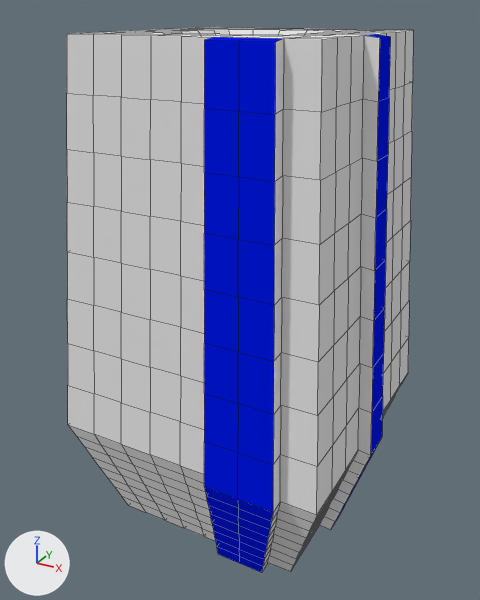
One commit to the Blender file Assets/_Models/kGun.blend: the scene before it, then after it.
Rendered twice from a 50 mm lens placed at (2.14, -4.04, 1.85), pointed at (-0.05, -0.06, -0.14). Arrows for +X, +Y and +Z are at lower left; the lights stay in place. Mesh edges are drawn as thin lines.
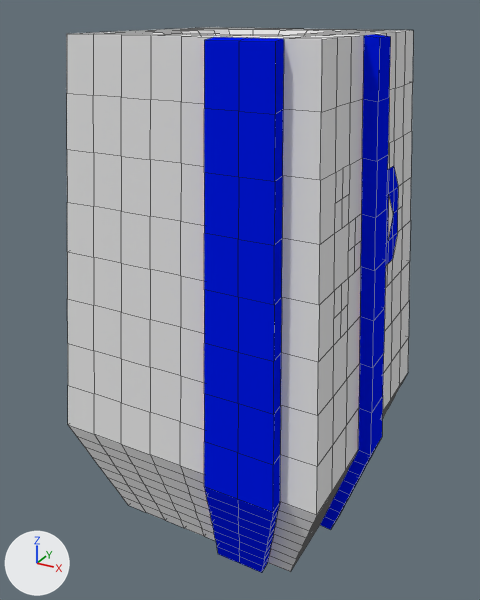
What changed in the scene script:
```text
Change me_cube:
    used by ob_cube; location = (0.0, 0.0, 0.0)
    remove me_cube.from_pydata(...)  # 798 vertices, 796 faces; spans x -1.1..1.09, y -1.1..1.09, z -1.86..1.71
    remove me_cube.materials.append(mat_kgundecal2)  # pink #e70e9a
    add me_cube.from_pydata(...)  # 828 vertices, 819 faces; spans x -1.1..1.09, y -1.1..1.09, z -1.86..1.71
    me_cube part 1
    22 faces are deleted
    7 vertices are added at x 0.87..0.93, y -0.58..0.34, z 0.01..0.86
    10 new vertices lie (0.0, -0.11, 0.0) away from vertices in x 0.86..0.93, y -0.44..0.68, z 0.01..1.03
    7 new vertices lie (0.01, 0.01, -0.17) away from vertices in x 0.86..0.91, y 0.21..0.66, z 0.35..1.03
    6 new vertices lie (0.01, -0.01, -0.17) away from vertices in x 0.86..0.91, y -0.68..-0.33, z 0.35..1.03
    33 new faces join them, mat_kgunbase (white #e7e7e7)
    12 new faces join them, mat_kgundecal (blue #0019e7)
    me_cube part 2: 128 faces spanning x -1.1..1.09, y -1.1..1.09, z -1.86..1.71 switch from mat_kgunbase (white #e7e7e7) to mat_kgundecal (blue #0019e7)
```

Pixel boxes (x1, y1, x2, y2) of what changed, in the pictures (480 x 600 px):
part 1 of me_cube, built on: (318, 88, 411, 396) in both
part 2 of me_cube, recoloured (white to blue): (262, 35, 380, 572) in both
